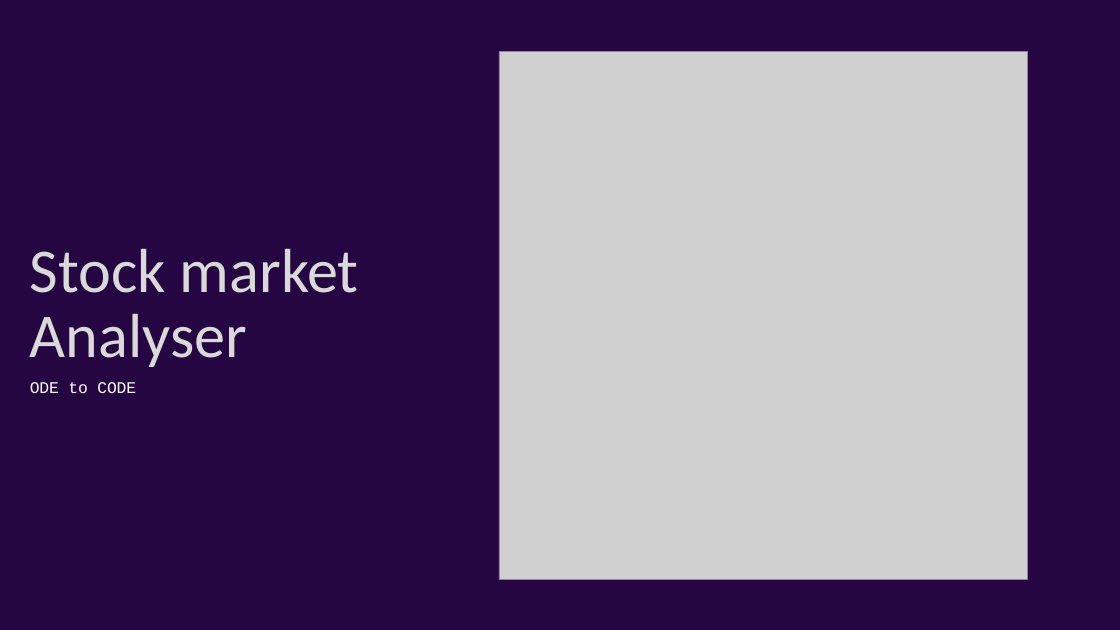
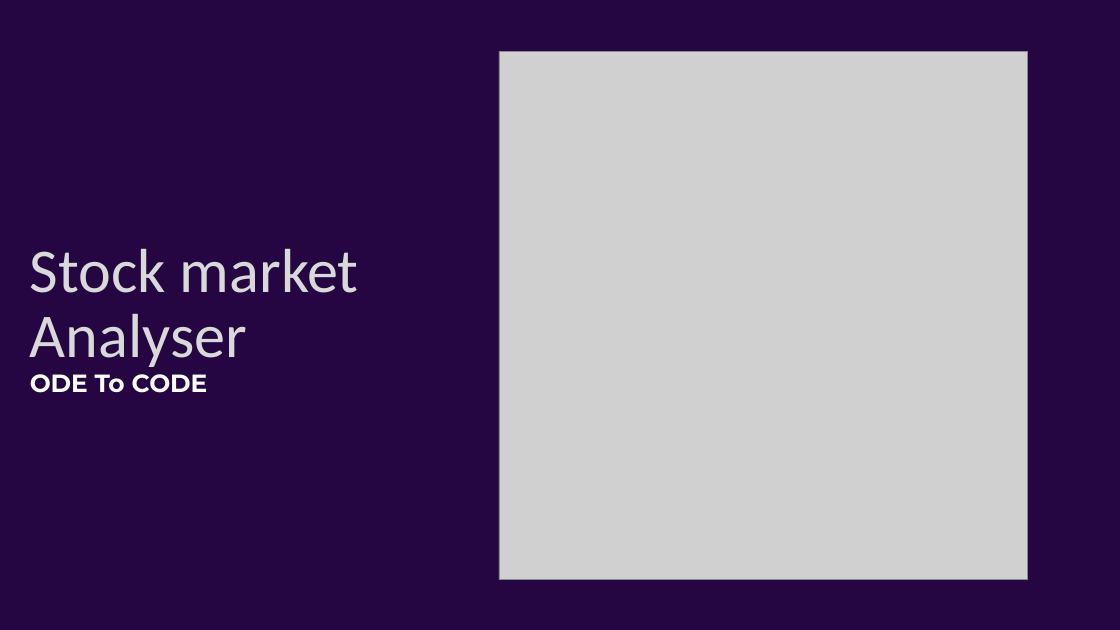
Before and after one commit to salonijaindev/Hacksprint_PS05_Ode-to-Code, a slide deck: slide 1 of PPT/Stock market Analyser.pptx. Drawn at 1120x630 pixels with LibreOffice and Linux fonts; fonts in the diff are those of the drawing; grey boxes stand for pictures. Boxes give left, top, right and bottom in pixels: in the first picture for what was removed or moved away, otherwise in the second. Text is boxed around its words. In the diff, an @@ line names an element or a change of style, - is before the commit and + after.

```diff
--- a/PPT/Stock market Analyser.pptx
+++ b/PPT/Stock market Analyser.pptx
@@ text at bbox=[30, 374, 208, 393]: text changed; size 21 to 32 pt; font Courier New to Montserrat; bold on @@
-ODE to CODE
+ODE To CODE
```
Also in this commit, not shown: 4 other slides changed, 1 slide added, 1 slide removed.
